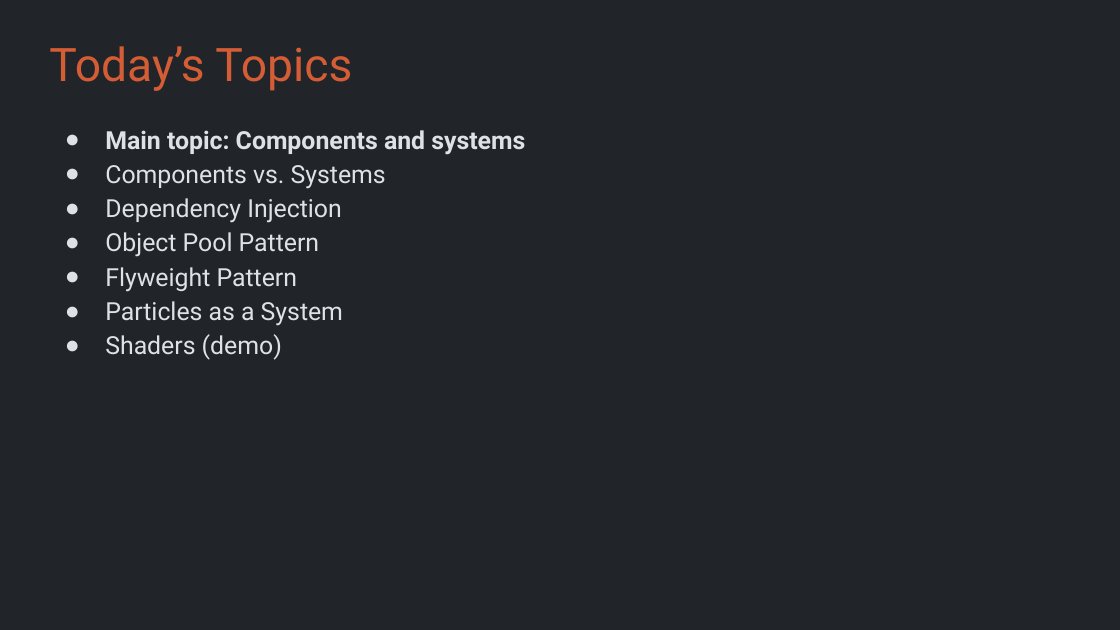
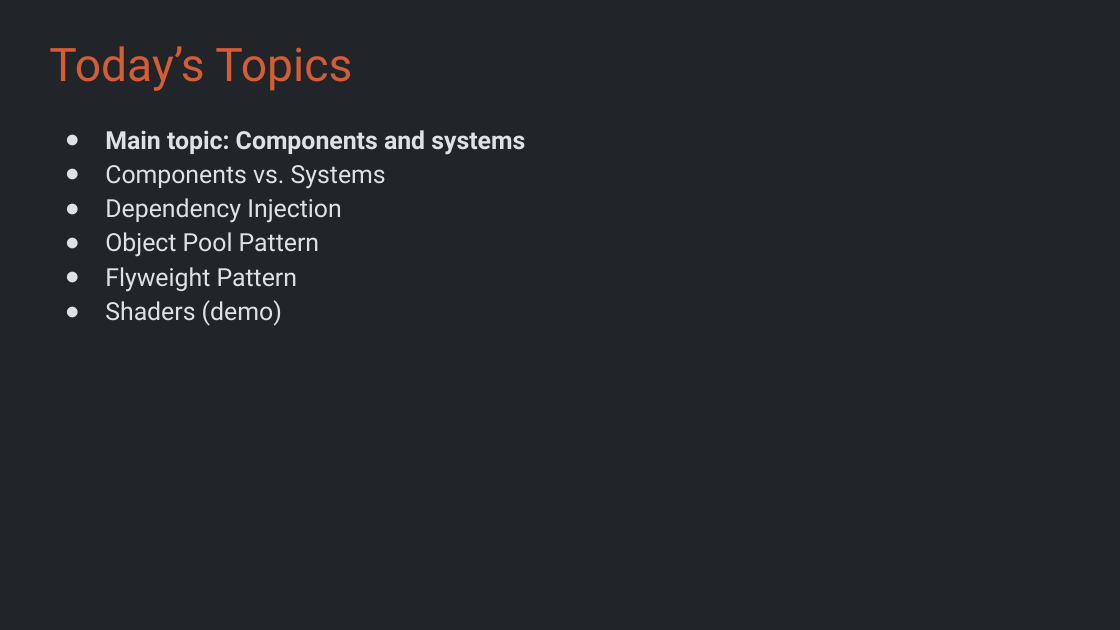
Before and after one commit to Metamate/gar, a slide deck: slide 4 of slides/11 Geometry Wars.pptx. Drawn at 1120x630 pixels with LibreOffice and Linux fonts; fonts in the diff are those of the drawing. Boxes give left, top, right and bottom in pixels: in the first picture for what was removed or moved away, otherwise in the second. Text is boxed around its words. In the diff, an @@ line names an element or a change of style, - is before the commit and + after.

```diff
--- a/slides/11 Geometry Wars.pptx
+++ b/slides/11 Geometry Wars.pptx
@@ text at (x1=105, y1=301, x2=343, y2=326): paragraph removed @@
-● Particles as a System
```
Also in this commit, not shown: 19 other files.
